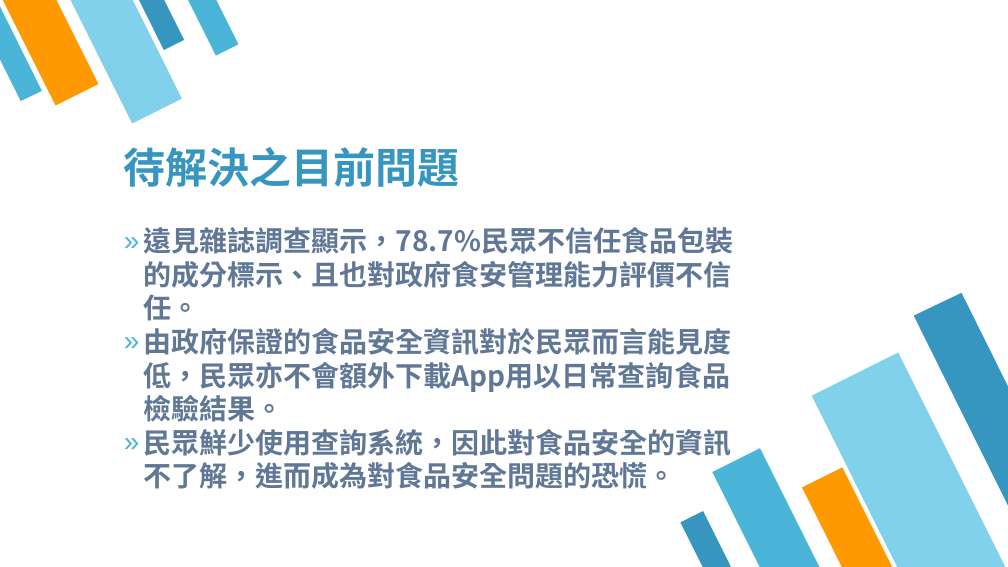
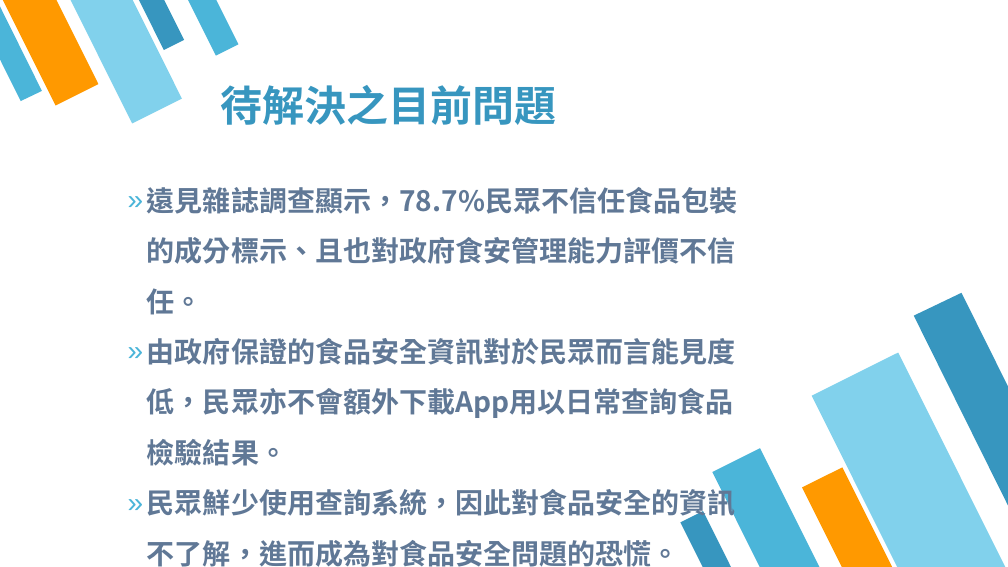
Before and after one commit to 3mtpeak/---1125, a slide deck: slide 3 of 黑克松簡報.pptx. Drawn at 1008x567 pixels with LibreOffice and Linux fonts; fonts in the diff are those of the drawing. Boxes give left, top, right and bottom in pixels: in the first picture for what was removed or moved away, otherwise in the second. Text is boxed around its words. In the diff, an @@ line names an element or a change of style, - is before the commit and + after.

```diff
--- a/黑克松簡報.pptx
+++ b/黑克松簡報.pptx
@@ title "待解決之目前問題": place and size @@
-title "待解決之目前問題" at <box>124,147,460,187</box>
+title "待解決之目前問題" at <box>220,85,556,125</box>
@@ text "遠見雜誌調查顯示，78.7%民眾不信任食品包裝的成分標示、且也對政府食安管理能力評價不信任。": place and size @@
-text "遠見雜誌調查顯示，78.7%民眾不信任食品包裝的成分標示、且也對政府食安管理能力評價不信任。" at <box>143,227,734,489</box>
+text "遠見雜誌調查顯示，78.7%民眾不信任食品包裝的成分標示、且也對政府食安管理能力評價不信任。" at <box>147,187,738,567</box>
@@ text "遠見雜誌調查顯示，78.7%民眾不信任食品包裝的成分標示、且也對政府食安管理能力評價不信任。" at <box>147,187,738,567</box>: line spacing 1 to 1.5 @@
```
Also in this commit, not shown: 7 other slides changed.
